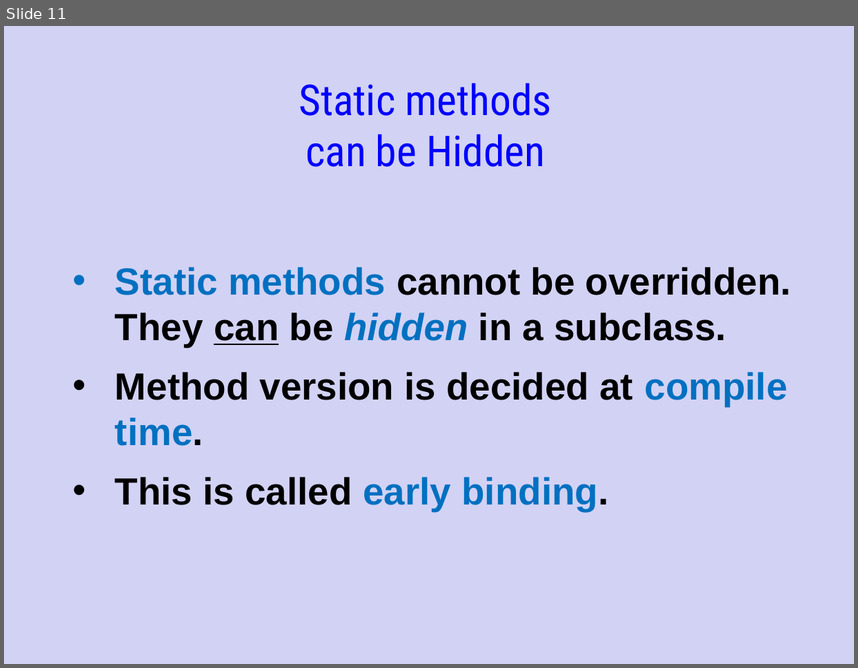
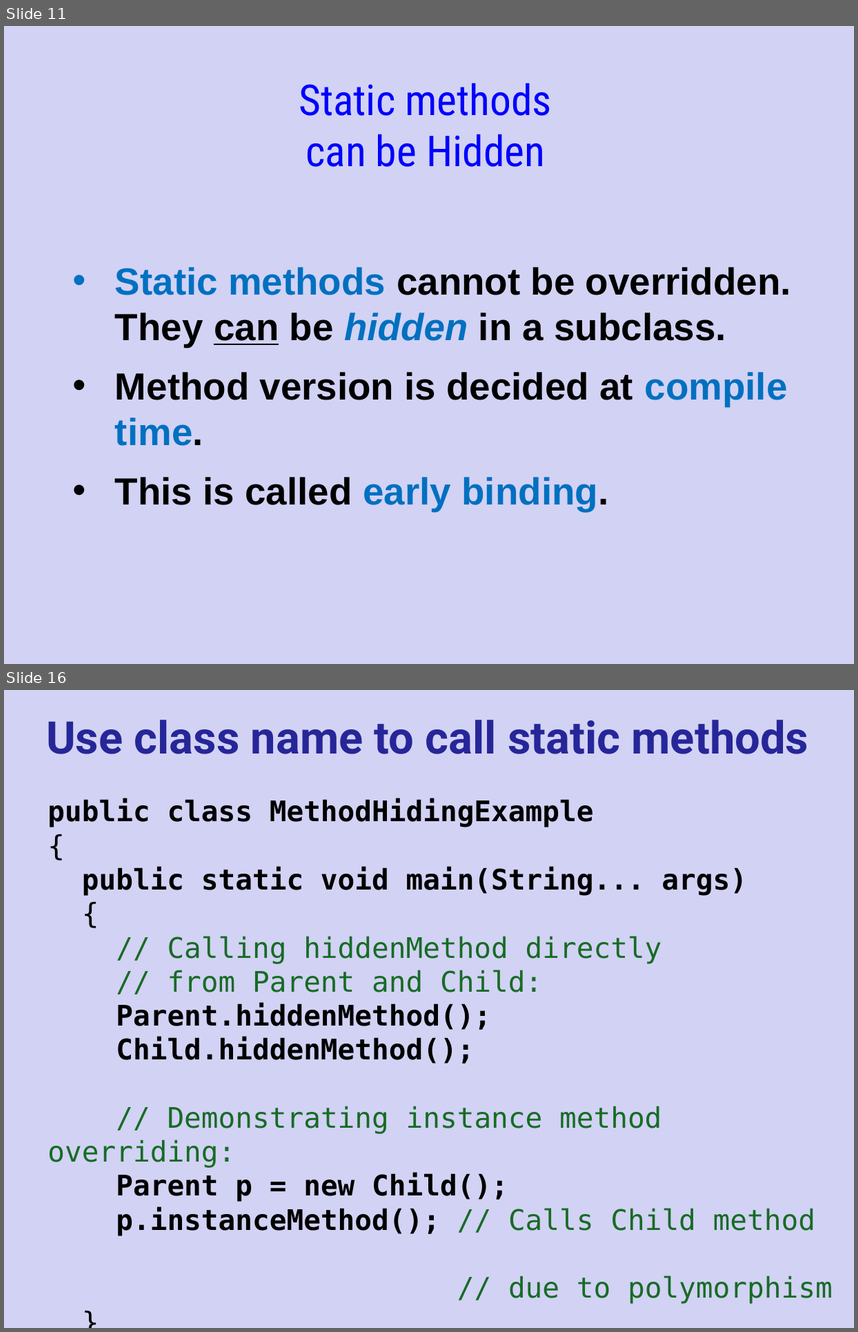
Before and after one commit to Cy-FairCS/cs3, a slide deck: u05a_abstractClasses/notes/_abstract_classes - Day 2.pptx. Shown one above the other, each under a label of ours: slide 11 before the commit, slides 11 and 16 after it; the slides between them are not shown. The pictures are 858x668 and 858x1332 pixels, drawn with LibreOffice and Linux fonts; fonts in the diff are those of the drawing. Boxes give left, top, right and bottom in pixels: in the first picture for what was removed or moved away, otherwise in the second. Text is boxed around its words. In the diff, an @@ line names an element or a change of style, - is before the commit and + after.

```diff
--- a/u05a_abstractClasses/notes/_abstract_classes - Day 2.pptx
+++ b/u05a_abstractClasses/notes/_abstract_classes - Day 2.pptx
@@ slide 16 added at [4,690,854,1328], background #D2D2F4 @@
@@ text added at [46,720,809,754], 38 pt, text #262699, bold @@
+Use class name to call static methods
@@ text added at [47,798,833,1303], 24 pt, text #000000, bold @@
+public class MethodHidingExample
+{
+public static void main(String... args)
+{
+// Calling hiddenMethod directly
+// from Parent and Child:
+Parent.hiddenMethod();
+Child.hiddenMethod();
+// Demonstrating instance method overriding:
+Parent p = new Child();
+p.instanceMethod(); // Calls Child method
+// due to polymorphism
+}
+}
```
Also in this commit, not shown: 4 slides changed, 5 other slides added.
